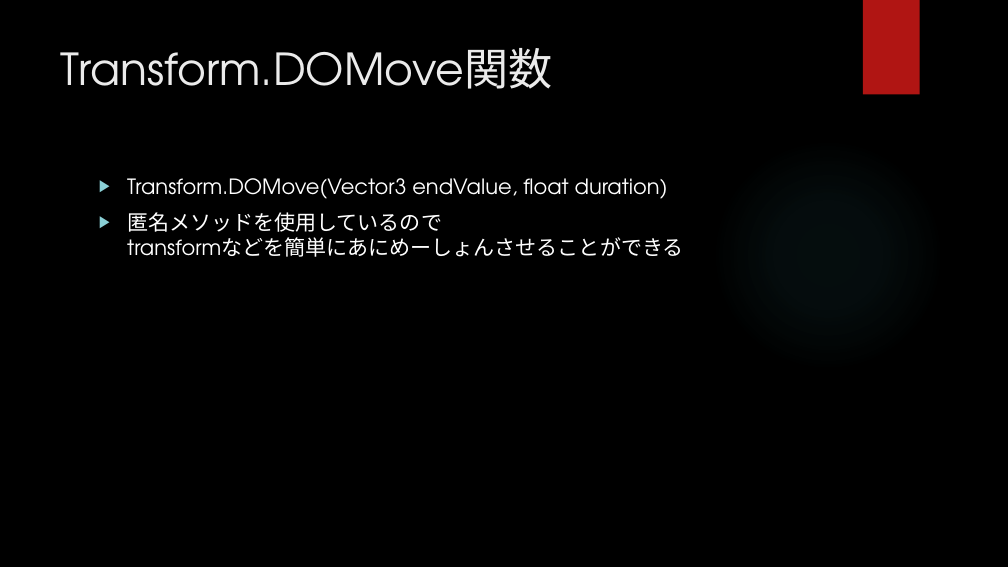
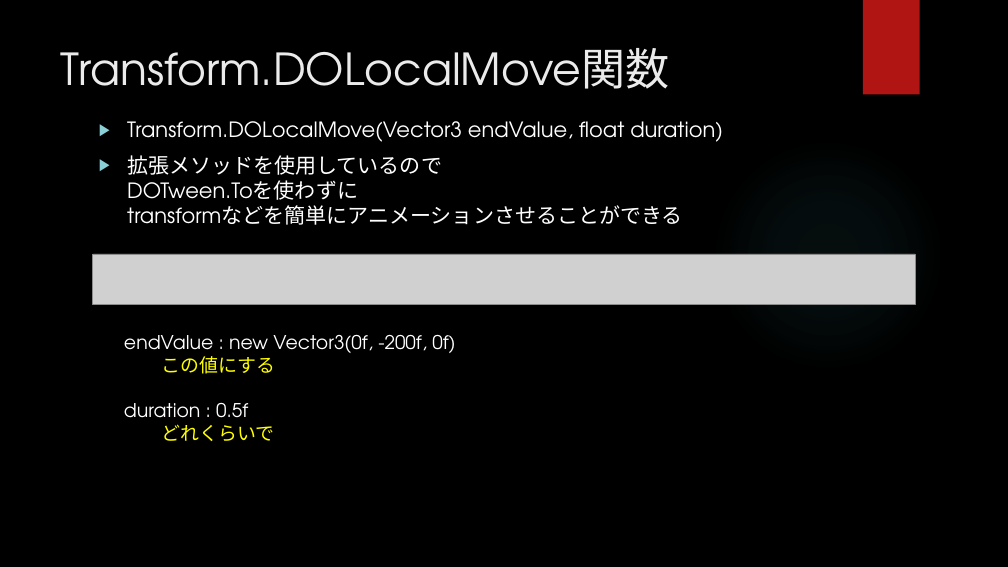
Before and after one commit to hopesnow/Study, a slide deck: slide 4 of RHStudy/Documents/プレゼンテーション1.pptx. Drawn at 1008x567 pixels with LibreOffice and Linux fonts; fonts in the diff are those of the drawing; grey boxes stand for pictures; background and template pictures are left out. Boxes give left, top, right and bottom in pixels: in the first picture for what was removed or moved away, otherwise in the second. Text is boxed around its words. In the diff, an @@ line names an element or a change of style, - is before the commit and + after.

```diff
--- a/RHStudy/Documents/プレゼンテーション1.pptx
+++ b/RHStudy/Documents/プレゼンテーション1.pptx
@@ title at [61, 48, 669, 89]: text changed @@
-Transform.DOMove関数
+Transform.DOLocalMove関数
@@ text at [127, 121, 723, 225]: text changed @@
-▶ Transform.DOMove(Vector3 endValue, float duration)
-▶ 匿名メソッドを使用しているので
-  transformなどを簡単にあにめーしょんさせることができる
+▶ Transform.DOLocalMove(Vector3 endValue, float duration)
+▶ 拡張メソッドを使用しているので
+  DOTween.Toを使わずに
+  transformなどを簡単にアニメーションさせることができる
@@ picture added at [93, 254, 916, 305] @@
@@ text added at [124, 334, 455, 441], 18 pt, text #FFFFFF @@
+endValue : new Vector3(0f, -200f, 0f)
+この値にする
+duration : 0.5f
+どれくらいで
```
Also in this commit, not shown: 3 other slides changed, 2 slides added, 1 other file.
